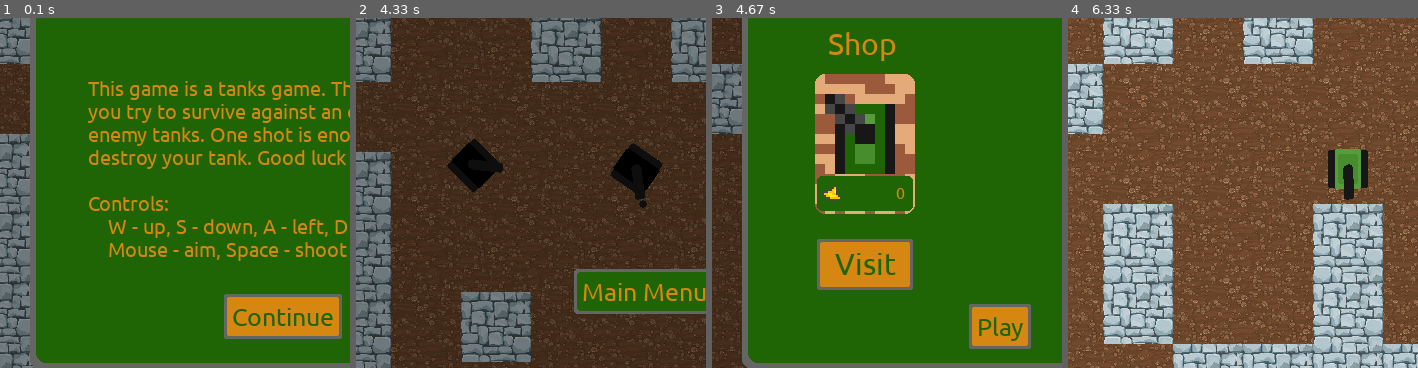
Above: before the commit, frames 1-4 (left to right).
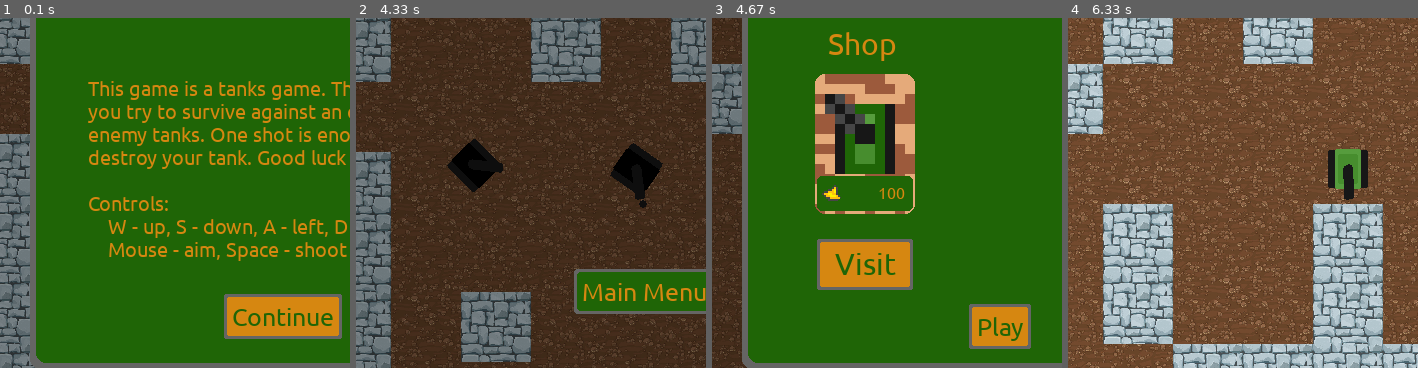
Above: after the commit, the same moments.

Repository: Camleaf/ICS3U
Game: pygame game, started from U3/main.py
Same seed, same stepped clock (60 frames per second), same inputs: the game is played once before the commit and once after it.
Inputs (mouse positions are % of the whole screen's width and height, from its top left):
- Up to frame 1 (0.1 s): no input
- Up to frame 2 (4.33 s): click (50, 71) at 0.38 s; click (51, 72) at 0.72 s; tap Space at 1, 1.4, 1.7, 1.9, 2.23, 2.53, 2.73, 3.03, 3.3, 3.63, 3.93, 4.07 s; hold D 1.33-1.8 s; move the mouse to (26, 51) at 1.37 s; hold W 1.83-2.13 s; move the mouse to (19, 35) at 1.87 s; hold D 2.17-2.63 s; move the mouse to (65, 15) at 2.2 s; hold A 2.67-3.2 s; move the mouse to (62, 59) at 2.7 s; hold S 3.23-3.53 s; move the mouse to (52, 16) at 3.27 s; hold A 3.57-3.97 s; move the mouse to (14, 47) at 3.6 s; hold W from 4 s (still down); move the mouse to (51, 61) at 4.03 s
- Up to frame 3 (4.67 s): release W at 4.37 s; click (51, 67) at 4.45 s
- Up to frame 4 (6.33 s): click (76, 66) at 4.78 s; click (51, 72) at 6.18 s
The pictures show only the part of the screen within x 10-60%, y 28-78%; the shares and areas given below are measured in that part.

Frames 1-2 are identical in both runs. In frame 3, less than 0.1% of the frame differs, in the area x 47-53%, y 48-52%; in frame 4, nothing differs.

Commit message:
keep working on gold stuff

Diff:
--- a/U3/main.py
+++ b/U3/main.py
@@ -55,7 +55,7 @@
         self.walls = Walls(GAME_BASE,GAME_HEIGHT, DISPLAY_BASE, DISPLAY_HEIGHT)
         self.player = Player(40,40,DISPLAY_BASE, DISPLAY_HEIGHT, GAME_BASE, GAME_HEIGHT)
         self.player_container = Create_Container(self.player)
-        self.enemies = Enemies(5,40,40,GAME_BASE, GAME_HEIGHT,DISPLAY_BASE, DISPLAY_HEIGHT, self.walls, self.player.camera_x, self.player.camera_y, 5)
+        self.enemies = Enemies(5,40,40,GAME_BASE, GAME_HEIGHT,DISPLAY_BASE, DISPLAY_HEIGHT, self.walls, self.player.camera_x, self.player.camera_y, 5,100)
         self.player.create_magazine(self.walls)
         self.in_range_walls = threading.Thread(target = self.player.get_in_range_walls, args = (self.walls,))
         self.in_range_walls.daemon = True
@@ -72,6 +72,7 @@
         self.game_end = True
         self.interrupt_menu_active = True
         self.player.is_alive = False
+        self.gold += self.enemies.end_game()
         time.sleep(0.1)
 
 c = Container()
@@ -101,6 +102,7 @@
         if event.type == pg.MOUSEBUTTONDOWN:
             if c.interrupt_menu_active:
                 menu.window.mouseInteraction(pg.mouse.get_pos())
+                menu.update_gold_count(c.gold)
         # If i end up needing text I'll add it then
         if event.type == pg.KEYDOWN:
 
@@ -113,6 +115,7 @@
                     elif menu.current_frame == 'ingame':
                         menu.switch_frame('pause')
                         c.time_control(True)
+                        menu.update_gold_count(c.gold)
 
 
 
--- a/U3/utils/enemies/main.py
+++ b/U3/utils/enemies/main.py
@@ -13,11 +13,11 @@
     units: list[Enemy]
     active_paths: list[threading.Thread]
 
-    def __init__(self, enemies_num, width, height, GAME_BASE, GAME_HEIGHT, DISPLAY_BASE, DISPLAY_HEIGHT, walls: Walls, camera_x, camera_y, stocks):
+    def __init__(self, enemies_num, width, height, GAME_BASE, GAME_HEIGHT, DISPLAY_BASE, DISPLAY_HEIGHT, walls: Walls, camera_x, camera_y, stocks, death_value:int=100):
 
         self.number = enemies_num
         self.active_paths = []
-
+        self.death_value = death_value
         self.units = []
         self.GAME_BASE = GAME_BASE
         self.GAME_HEIGHT = GAME_HEIGHT
@@ -29,6 +29,7 @@
         self.stocks = stocks
         self.cur_id = 0
         self.walls = walls
+        self.current_gold_increase = 0
         # init the surface which holds the image of all the dead enemies
         self.dead_surf: pg.Surface = pg.Surface([GAME_BASE, GAME_HEIGHT])
         self.dead_surf.set_colorkey((255, 255, 255))
@@ -74,6 +75,8 @@
                   self.cur_id
                   )
         )
+    def end_game(self):
+        return self.current_gold_increase
 
     def create_units(self, walls: Walls, camera_x, camera_y):
         """Creates the enemy class self.number and stores them in a wrapper"""
@@ -126,6 +129,7 @@
         self.units = new
         if self.stocks != 0:
             self.create_indiv()  # add cam x and cam y to this
+        self.current_gold_increase += self.death_value
 
     def add_to_dead(self, unit: Enemy):
         unit.image_orig = pg.Surface([unit.width, unit.height])
--- a/U3/utils/menu/frames.py
+++ b/U3/utils/menu/frames.py
@@ -176,6 +176,8 @@
     button = mu.Button(window, "Resume Game", command=menu.enter_game, args=tuple(), width=-1, text_size=25, border_width=3, corner_radius=3, border_color=OFF_GREY, background_color=VERY_DARK_PICKLE_GREEN, text_color=LIGHT_ORANGE)
     window.pack(button, (269,250), ID="Playbutton")
 
+    label = mu.Label(window, text="(You will lose any gold gained)", text_centre="centre", width=-1, text_size=15, border_width=3, corner_radius=3, text_color=LIGHT_ORANGE, background_alpha=0)
+    window.pack(label, (258,400), ID="Menubutton1")
 
     button = mu.Button(window, "Main Menu", command=menu.restart_game, args=tuple(), width=-1, text_size=25, border_width=3, corner_radius=3, border_color=OFF_GREY, background_color=VERY_DARK_PICKLE_GREEN, text_color=LIGHT_ORANGE)
     window.pack(button, (288,350), ID="Menubutton")
--- a/U3/utils/menu/main.py
+++ b/U3/utils/menu/main.py
@@ -67,7 +67,8 @@
         self.update_text(self.c.diff_word[self.c.difficulty].title(),'DifficultyText',update_bg=False)
 
     def update_gold_count(self,number): #gold count id will always be GoldNum
-        self.update_text(str(number), ID='GoldNum',update_bg=False)
+        if 'GoldNum' in self.window._objects:
+            self.update_text(str(number), ID='GoldNum',update_bg=False)
     def render(self, DISPLAY: pg.Surface):
         DISPLAY.blit(self.surface())
 
